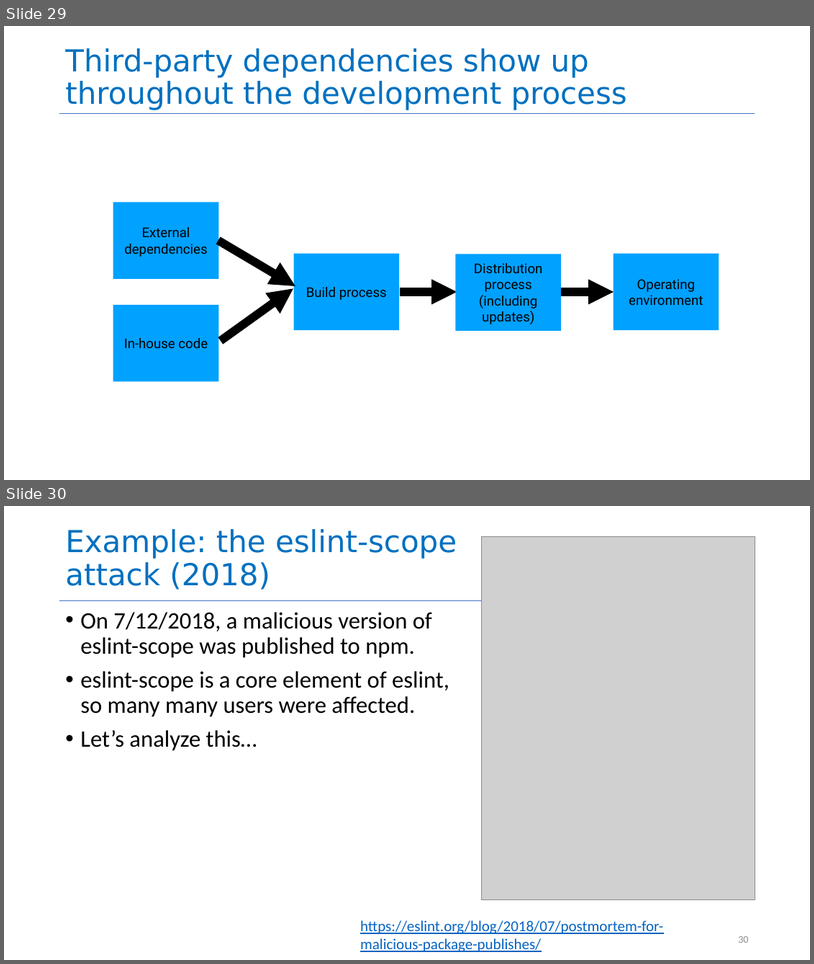
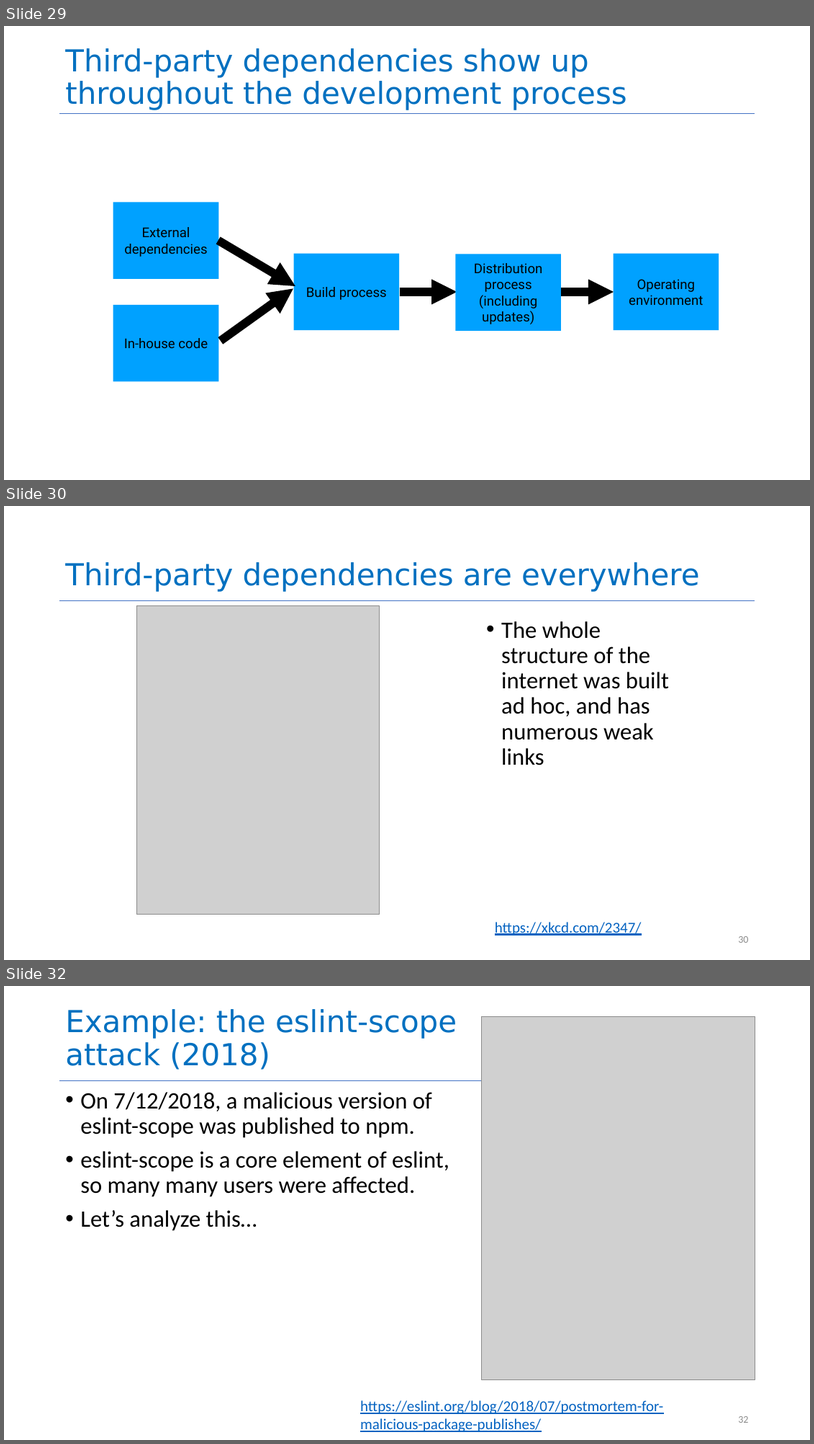
Before and after one commit to SalehKhatri/CS4530-Fall-2026, a slide deck: Slides/Module 13 Security.pptx. Shown one above the other, each under a label of ours: slides 29 and 30 before the commit, slides 29, 30 and 32 after it; the slides between them are not shown. The pictures are 814x964 and 814x1444 pixels, drawn with LibreOffice and Linux fonts; fonts in the diff are those of the drawing; grey boxes stand for pictures. Boxes give left, top, right and bottom in pixels: in the first picture for what was removed or moved away, otherwise in the second. Text is boxed around its words. In the diff, an @@ line names an element or a change of style, - is before the commit and + after.

Commit message:
added xkcd, PHP-hero slides; hid NCSU example

```diff
--- a/Slides/Module 13 Security.pptx
+++ b/Slides/Module 13 Security.pptx
@@ slide 30 added at (4, 506, 810, 960), background #FFFFFF; not listed: 1 template element that a slide beside it also shows @@
@@ title added at (65, 562, 700, 592), 36 pt, text #0070C0 @@
+Third-party dependencies are everywhere
@@ picture added at (137, 606, 380, 914) @@
@@ text added at (502, 621, 669, 765), 28 pt, text #000000 @@
+• The whole structure of the internet was built ad hoc, and has numerous weak links
@@ text added at (495, 921, 642, 935), 18 pt, text #0563C1, underline @@
+https://xkcd.com/2347/
@@ page number added at (738, 936, 748, 942), 12 pt, text #8C8C8C @@
+30
@@ what was slide 30 is now slide 32 @@
@@ page number at (738, 1416, 748, 1422): text changed @@
-30
+32
```
Also in this commit, not shown: 1 slide changed, 1 other slide added, 1 other file.
